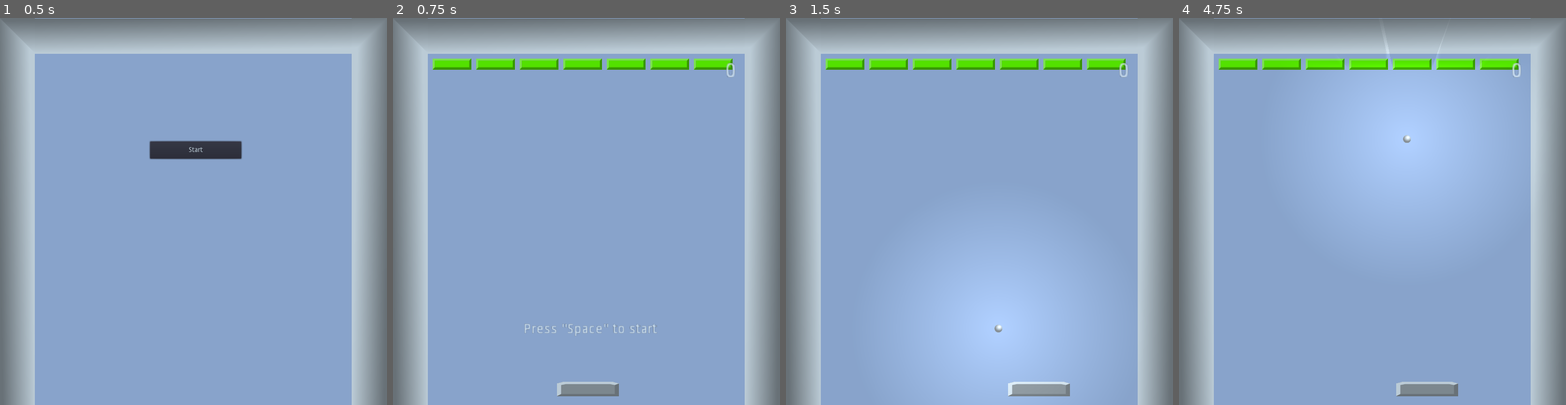
Above: before the commit, frames 1-4 (left to right).
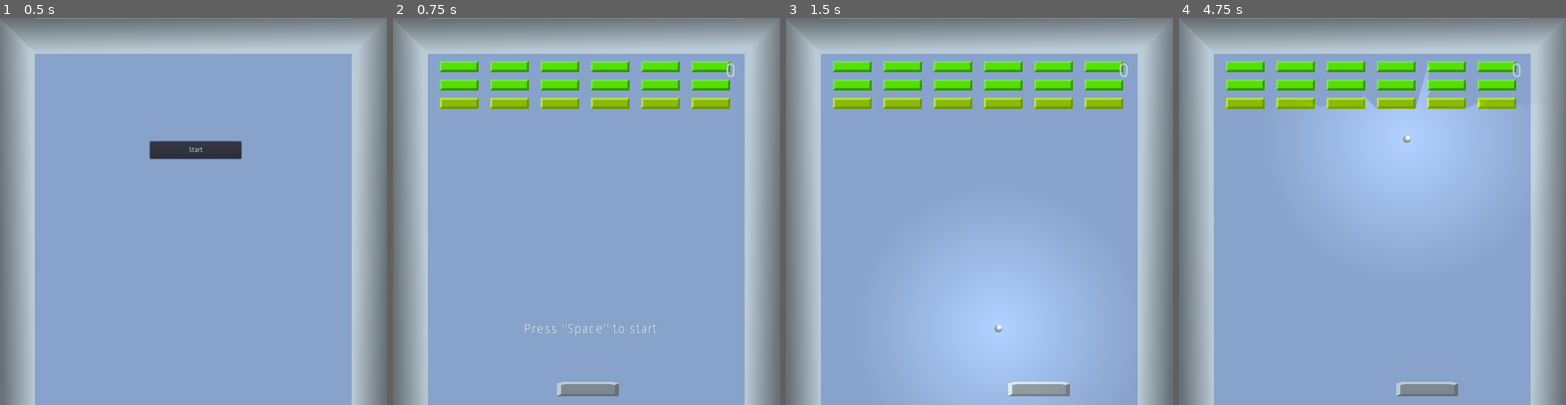
Above: after the commit, the same moments.

Repository: visola/bounce
Game: Godot game, scene res://Game/Game.tscn
Two runs of this game, one before a commit and one after it. Both use one fixed random seed, a clock stepped at 60 frames per second and the inputs below.
Inputs:
- Up to frame 1 (0.5 s): no input
- Up to frame 2 (0.75 s): click "Start" at 0.5 s
- Up to frame 3 (1.5 s): tap Space (ui_select) at 1.25 s; hold Right (ui_right) from 1.28 s (still down)
- Up to frame 4 (4.75 s): tap Space (ui_select) at 1.52, 2, 2.27, 3.5, 3.77, 4.52 s; release Right (ui_right) at 2.03 s; hold Left (ui_left) 2.03-2.78 s; tap Enter at 2.75, 4.25 s; hold Right (ui_right) 2.78-4.28 s; hold Left (ui_left) from 4.28 s (still down)

Frame 1 is identical in both runs. In frame 2, 5.5% of the frame differs, in the area x 10-88%, y 10-24%; in frame 3, 5.5%; in frame 4, 6.7%.

Commit message:
Adjust block generation algorithm to fit space perfectly

Diff:
--- a/BlockContainer/BlockContainer.gd
+++ b/BlockContainer/BlockContainer.gd
@@ -4,10 +4,10 @@
 
 signal block_died
 
-var margin_x = 20
-var margin_y = 10
-var padding_x = 10
-var padding_y = 10
+var margin_x = 25
+var margin_y = 25
+var desired_padding_x = 15
+var desired_padding_y = 15
 var max_blocks_y = 16
 
 var blocks = []
@@ -28,18 +28,34 @@
 	var container_size = $ReferenceRect.get_rect().size
 	var block_size = Vector2(80, 23)
 
-	var block_count_x = ceil((container_size.x - 2 * margin_x) / block_size.x - 1)
-	var block_count_y = level
+	var size_x = container_size.x - 2 * margin_x
+	var block_count_x = floor(size_x / block_size.x)
+
+	var total_size_x = desired_padding_x * (block_count_x - 1) + 2 * margin_x + block_count_x * block_size.x
+	while total_size_x > container_size.x:
+		block_count_x -= 1
+		total_size_x = desired_padding_x * (block_count_x - 1) + 2 * margin_x + block_count_x * block_size.x
+
+	var space_left_x = container_size.x - 2 * margin_x - block_count_x * block_size.x
+	var this_padding_x = floor(space_left_x / (block_count_x - 1))
+
+	var block_count_y = 3 * level
 	if block_count_y > max_blocks_y:
 		block_count_y = max_blocks_y
 
 	for i in block_count_x:
 		for j in block_count_y:
-			print(j, block_count_y)
+
+			var extraDurability = j - level
+			if extraDurability < 0:
+				extraDurability = 0
+
 			var block_instance = Block.instance()
-			block_instance.durability = j + 1
+			block_instance.durability = extraDurability + 1
+
 			blocks.push_back(block_instance)
 			$ReferenceRect.add_child(block_instance)
 			block_instance.connect("died", self, "_on_Block_died")
-			block_instance.position.x = i * (block_size.x + padding_x) + padding_x
-			block_instance.position.y = j * (block_size.y + padding_y) + padding_y
+
+			block_instance.position.x = margin_x + i * (block_size.x + this_padding_x)
+			block_instance.position.y = j * (block_size.y + desired_padding_y) + desired_padding_y
